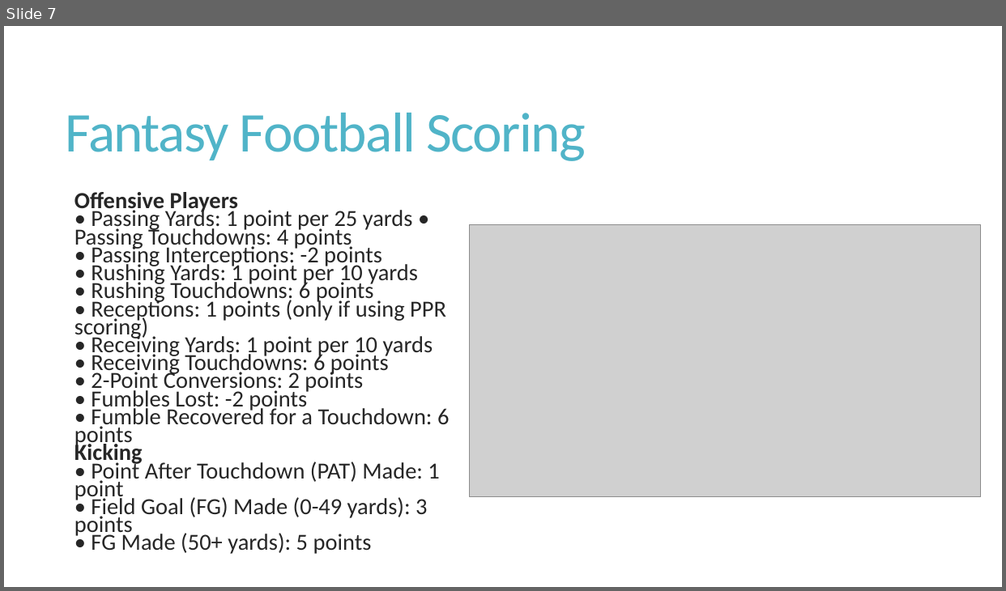
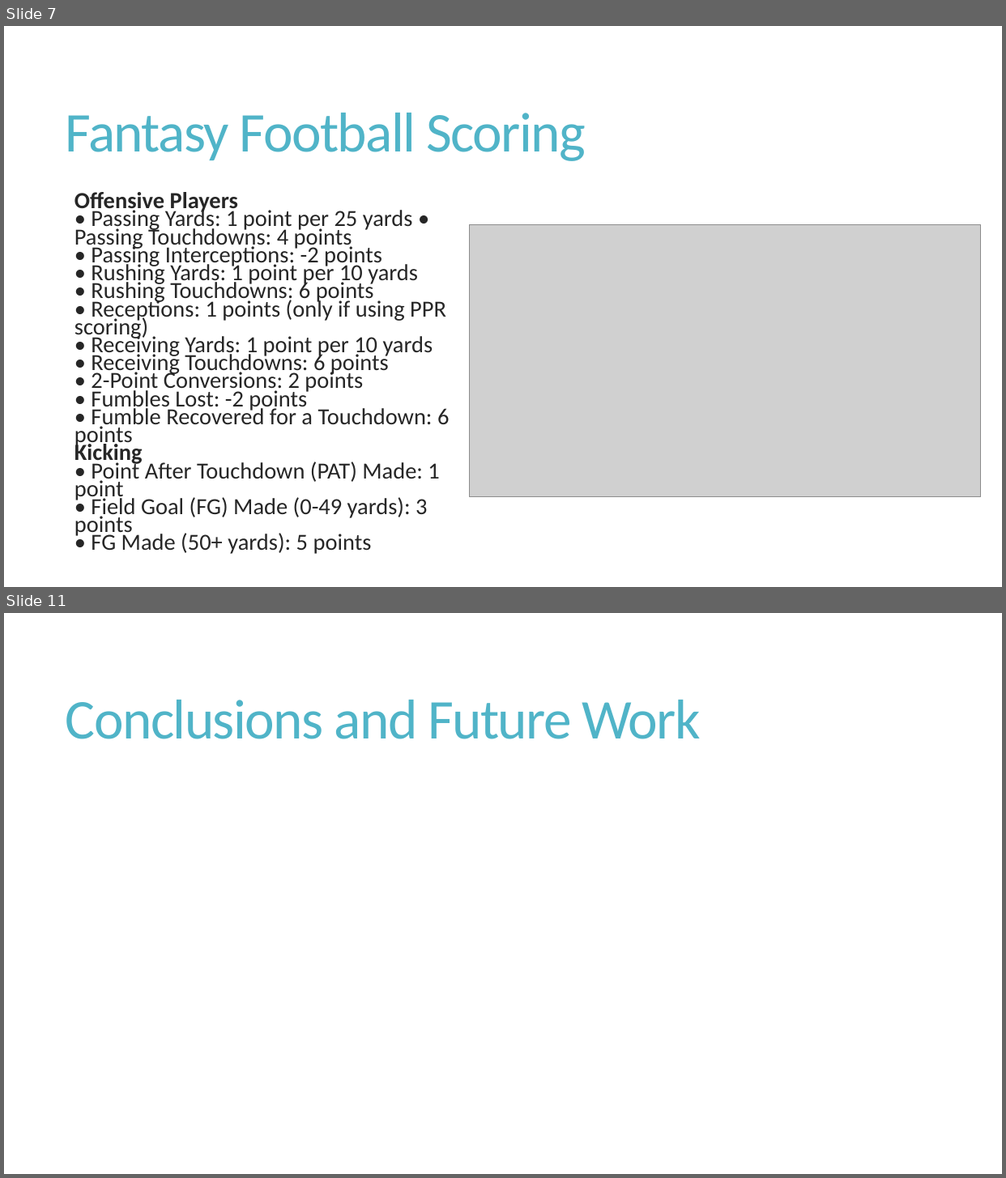
Before and after one commit to wendybo/GA_Class_Project, a slide deck: NFLRank_final_WY.pptx. Shown one above the other, each under a label of ours: slide 7 before the commit, slides 7 and 11 after it; the slides between them are not shown. The pictures are 1006x591 and 1006x1178 pixels, drawn with LibreOffice and Linux fonts; fonts in the diff are those of the drawing; grey boxes stand for pictures. Boxes give left, top, right and bottom in pixels: in the first picture for what was removed or moved away, otherwise in the second. Text is boxed around its words. In the diff, an @@ line names an element or a change of style, - is before the commit and + after.

```diff
--- a/NFLRank_final_WY.pptx
+++ b/NFLRank_final_WY.pptx
@@ slide 11 added at box(4, 613, 1002, 1174), background #FFFFFF @@
@@ title added at box(66, 700, 701, 739), 54 pt, text #50B4C8 @@
+Conclusions and Future Work
```
Also in this commit, not shown: 3 other slides added, 1 slide removed, 2 other files.
